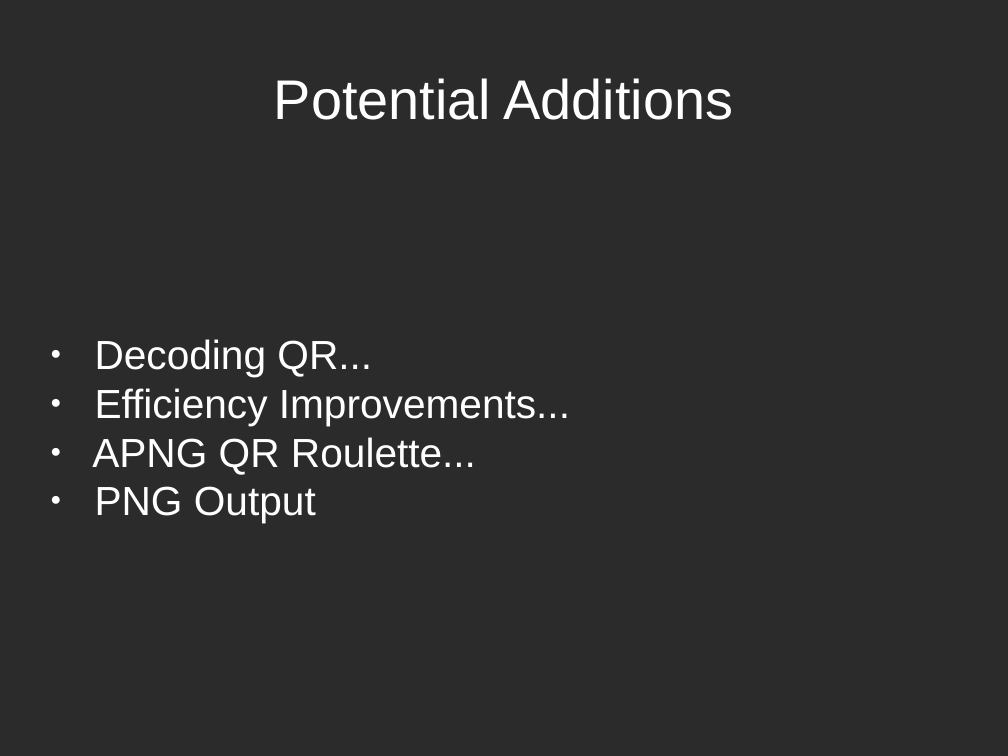
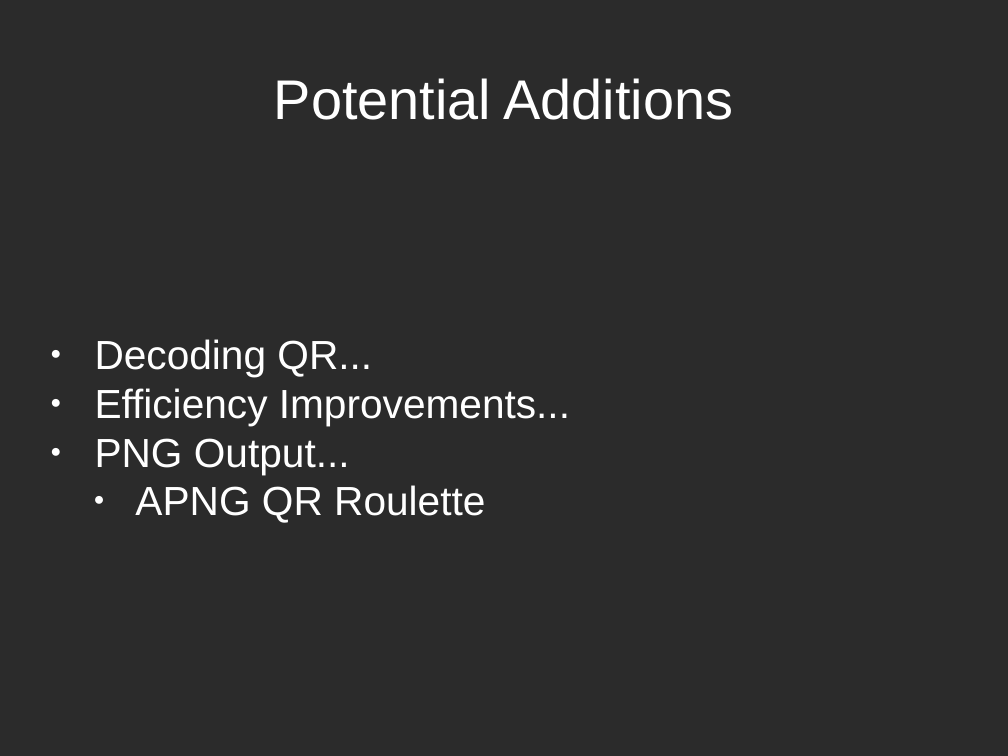
Before and after one commit to directrix1/se2, a slide deck: slide 2 of qr/Presentation.odp. Drawn at 1008x756 pixels with LibreOffice and Linux fonts; fonts in the diff are those of the drawing; background and template pictures are left out; a plain dark background stands for a picture behind light text. Boxes give left, top, right and bottom in pixels: in the first picture for what was removed or moved away, otherwise in the second. Text is boxed around its words. In the diff, an @@ line names an element or a change of style, - is before the commit and + after.

```diff
--- a/qr/Presentation.odp
+++ b/qr/Presentation.odp
@@ subtitle at [95,438,485,523]: text changed @@
-● APNG QR Roulette...
-● PNG Output
+● PNG Output...
+    ● APNG QR Roulette
```
Also in this commit, not shown: 1 other slide changed, 1 slide added.
